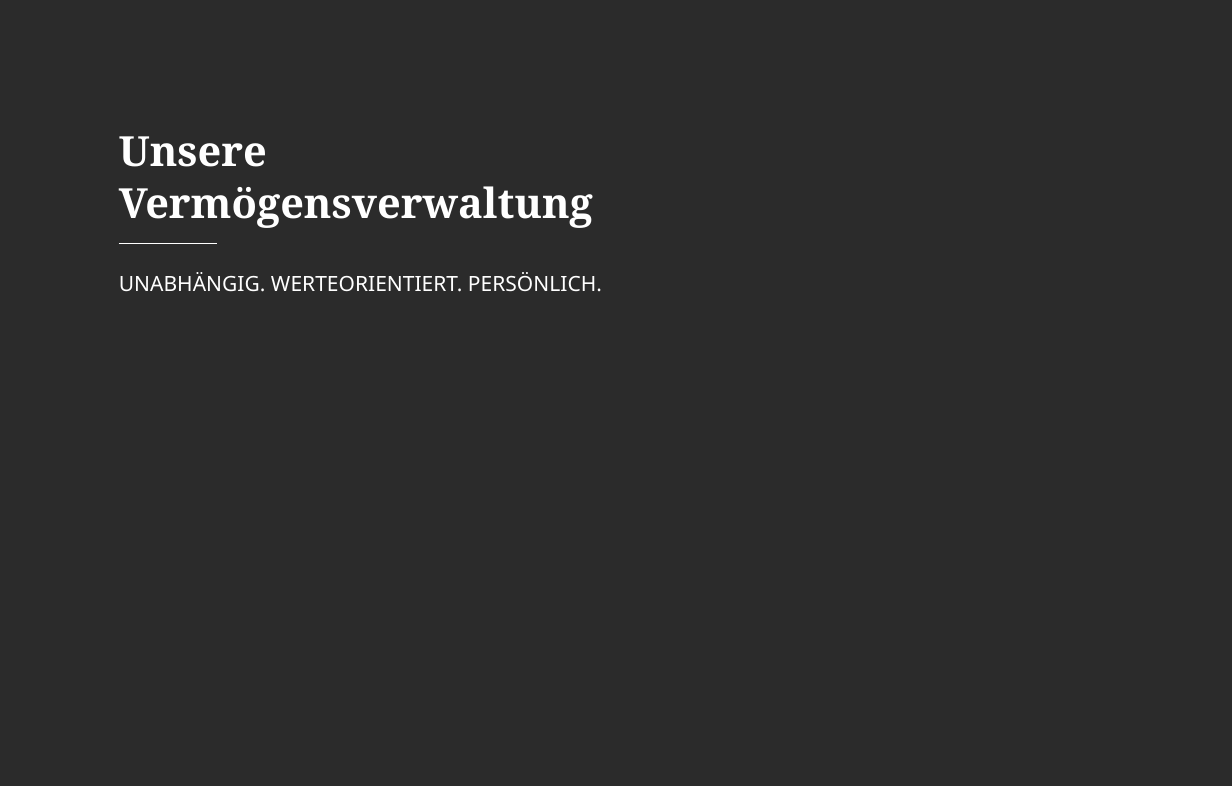
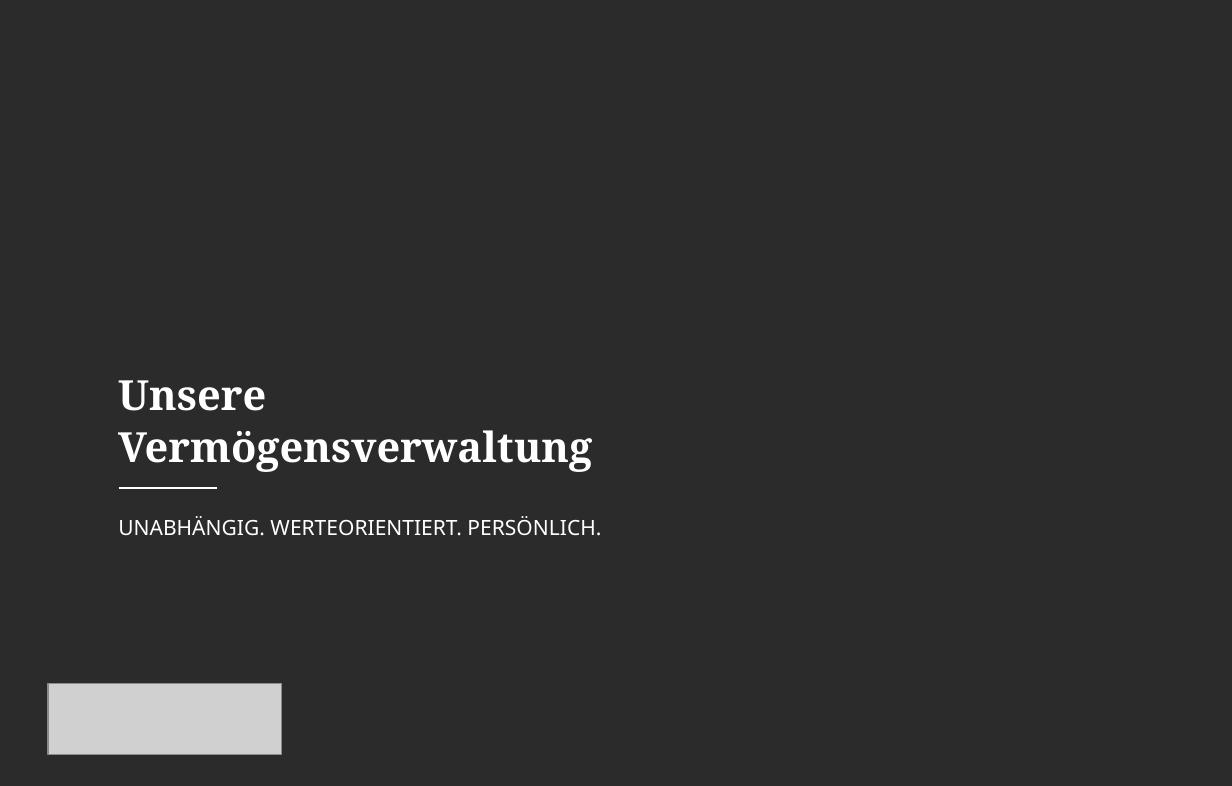
Before and after one commit to FFPBAM/Performancetool, a slide deck: slide 1 of Vorlage/Vorlage_Thema_Offensiv.pptx. Drawn at 1232x786 pixels with LibreOffice and Linux fonts; fonts in the diff are those of the drawing; grey boxes stand for pictures; background and template pictures are left out; a plain dark background stands for a picture behind light text. Boxes give left, top, right and bottom in pixels: in the first picture for what was removed or moved away, otherwise in the second. Text is boxed around its words. In the diff, an @@ line names an element or a change of style, - is before the commit and + after.

```diff
--- a/Vorlage/Vorlage_Thema_Offensiv.pptx
+++ b/Vorlage/Vorlage_Thema_Offensiv.pptx
@@ 1 subtitle, 1 text, 1 line moved together from (x1=119, y1=136, x2=602, y2=292) to (x1=118, y1=380, x2=601, y2=536) @@
@@ picture added at (x1=49, y1=684, x2=283, y2=754) @@
```
Also in this commit, not shown: 3 other slides changed, 1 slide removed, 6 other files.
